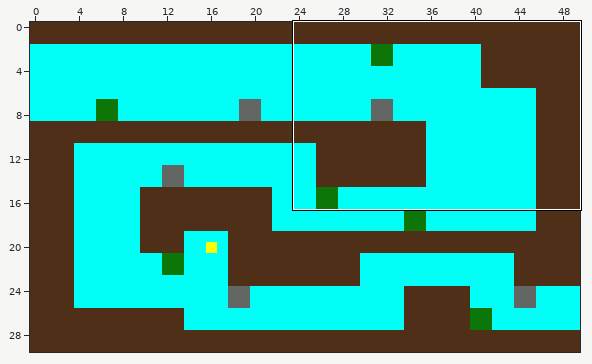
Level history. Tiled map: android/assets/lvl/piialevel.tmx. Above: a wide view before the commit, with the close-up outlined.
Close-up. First the earlier version:
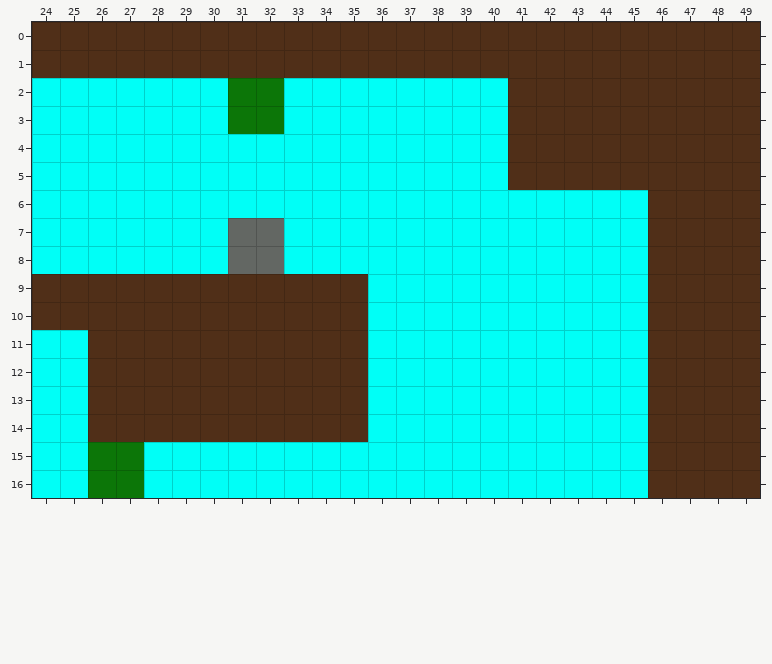
Cells are 128x128 px. Shown: x 24..49, y 0..16. The commit also changed other parts of the map, which this record leaves out.
The result:
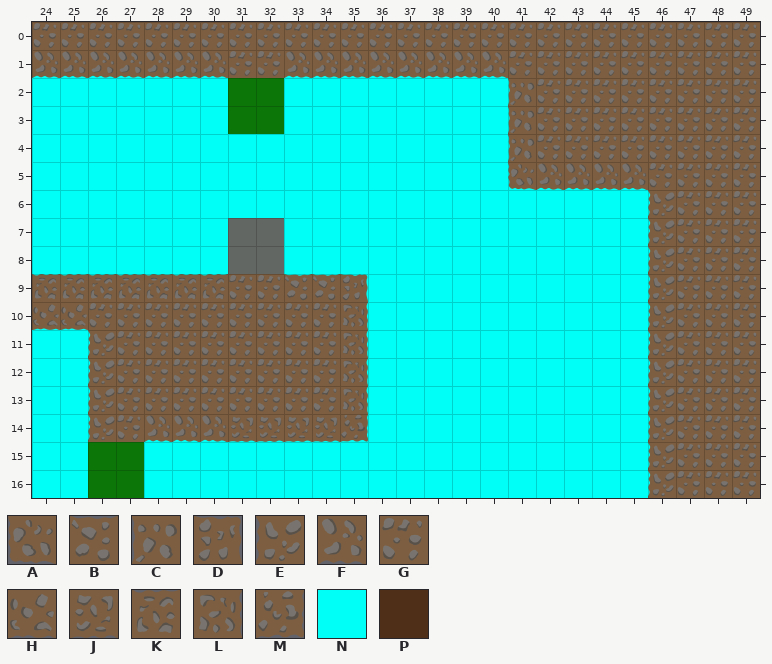
Key: from "Tile map 9 x (128px x 128px)": A 0 turned 270, B 1, C 1 turned 270, D 2, E 3, F 3 turned 270, G 4, H 5 turned 90, J 7, K 7 turned 180, L 7 turned 270, M 8; from "colortiles": N 0, P 3.
_ is an empty cell.
Change:
{"where": "layer \"background\""}
{"y":1,"x":24,"old":"_______","new":"NNNNNNN"}
{"y":1,"x":33,"old":"________","new":"NNNNNNNN"}
{"y":2,"x":41,"old":"_","new":"N"}
{"y":3,"x":41,"old":"_","new":"N"}
{"y":4,"x":41,"old":"_","new":"N"}
{"y":5,"x":41,"old":"_____","new":"NNNNN"}
{"y":6,"x":46,"old":"_","new":"N"}
{"y":7,"x":46,"old":"_","new":"N"}
{"y":8,"x":46,"old":"_","new":"N"}
{"y":9,"x":24,"old":"_______","new":"NNNNNNN"}
{"y":9,"x":33,"old":"___","new":"NNN"}
{"y":9,"x":46,"old":"_","new":"N"}
{"y":10,"x":24,"old":"__","new":"NN"}
{"y":10,"x":35,"old":"_","new":"N"}
{"y":10,"x":46,"old":"_","new":"N"}
{"y":11,"x":26,"old":"_","new":"N"}
{"y":11,"x":35,"old":"_","new":"N"}
{"y":11,"x":46,"old":"_","new":"N"}
{"y":12,"x":26,"old":"_","new":"N"}
{"y":12,"x":35,"old":"_","new":"N"}
{"y":12,"x":46,"old":"_","new":"N"}
{"y":13,"x":26,"old":"_","new":"N"}
{"y":13,"x":35,"old":"_","new":"N"}
{"y":13,"x":46,"old":"_","new":"N"}
{"y":14,"x":26,"old":"_","new":"N"}
{"y":14,"x":28,"old":"________","new":"NNNNNNNN"}
{"y":14,"x":46,"old":"_","new":"N"}
{"y":15,"x":46,"old":"_","new":"N"}
{"y":16,"x":46,"old":"_","new":"N"}
{"where": "layer \"walls-texture\""}
{"y":0,"x":24,"old":"PPPPPPPPPPPPPPPPPPPPPPPPPP","new":"GGGGGGGGGGGGGGGGGGGGGGGGGG"}
{"y":1,"x":24,"old":"PPPPPPPPPPPPPPPPPPPPPPPPPP","new":"FFFFFFFGGFFFFFFFFGGGGGGGGG"}
{"y":2,"x":41,"old":"PPPPPPPPP","new":"CGGGGGGGG"}
{"y":3,"x":41,"old":"PPPPPPPPP","new":"CGGGGGGGG"}
{"y":4,"x":41,"old":"PPPPPPPPP","new":"CGGGGGGGG"}
{"y":5,"x":41,"old":"PPPPPPPPP","new":"AFFFFGGGG"}
{"y":6,"x":46,"old":"PPPP","new":"EGGG"}
{"y":7,"x":46,"old":"PPPP","new":"EGGG"}
{"y":8,"x":46,"old":"PPPP","new":"EGGG"}
{"y":9,"x":24,"old":"PPPPPPPPPPPP","new":"KKKKKKKGGBBD"}
{"y":9,"x":46,"old":"PPPP","new":"EGGG"}
{"y":10,"x":24,"old":"PPPPPPPPPPPP","new":"HHGGGGGGGGGL"}
{"y":10,"x":46,"old":"PPPP","new":"EGGG"}
{"y":11,"x":26,"old":"PPPPPPPPPP","new":"EGGGGGGGGL"}
{"y":11,"x":46,"old":"PPPP","new":"EGGG"}
{"y":12,"x":26,"old":"PPPPPPPPPP","new":"EGGGGGGGGL"}
{"y":12,"x":46,"old":"PPPP","new":"EGGG"}
{"y":13,"x":26,"old":"PPPPPPPPPP","new":"EGGGGGGGGL"}
{"y":13,"x":46,"old":"PPPP","new":"EGGG"}
{"y":14,"x":26,"old":"PPPPPPPPPP","new":"EGFFFJJJJM"}
{"y":14,"x":46,"old":"PPPP","new":"EGGG"}
{"y":15,"x":46,"old":"PPPP","new":"EGGG"}
{"y":16,"x":46,"old":"PPPP","new":"EGGG"}
